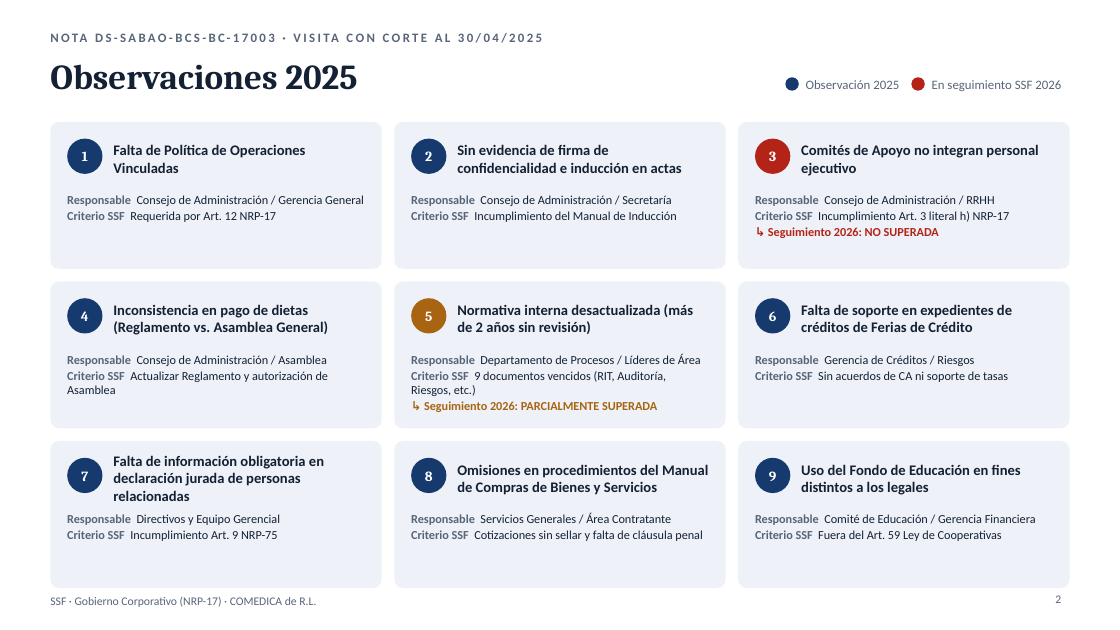
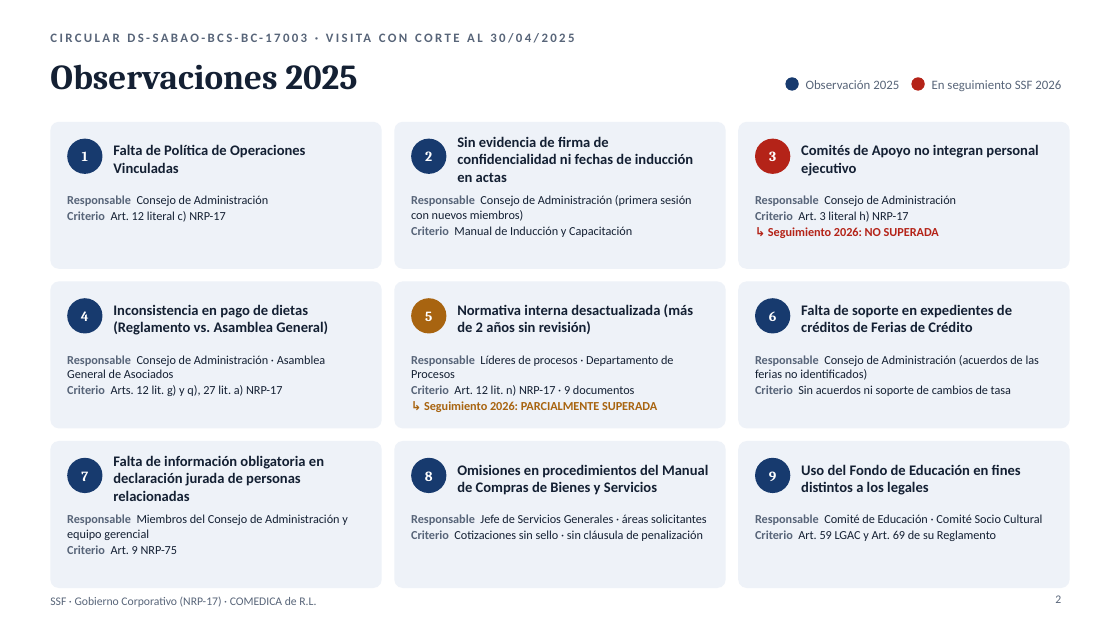
Before and after one commit to menjivar201280/riesgo, a slide deck: slide 2 of supervision-gobierno-corporativo/Supervision_GC_SSF_COMEDICA_2025-2026.pptx. Drawn at 1120x630 pixels with LibreOffice and Linux fonts; fonts in the diff are those of the drawing. Boxes give left, top, right and bottom in pixels: in the first picture for what was removed or moved away, otherwise in the second. Text is boxed around its words. In the diff, an @@ line names an element or a change of style, - is before the commit and + after.

```diff
--- a/supervision-gobierno-corporativo/Supervision_GC_SSF_COMEDICA_2025-2026.pptx
+++ b/supervision-gobierno-corporativo/Supervision_GC_SSF_COMEDICA_2025-2026.pptx
@@ text at bbox=[50, 29, 807, 55]: text changed @@
-NOTA DS-SABAO-BCS-BC-17003 · VISITA CON CORTE AL 30/04/2025
+CIRCULAR DS-SABAO-BCS-BC-17003 · VISITA CON CORTE AL 30/04/2025
@@ text at bbox=[457, 136, 693, 182]: text changed @@
-Sin evidencia de firma de confidencialidad e inducción en actas
+Sin evidencia de firma de confidencialidad ni fechas de inducción en actas
@@ text at bbox=[67, 195, 268, 222]: text changed @@
-Responsable Consejo de Administración / Gerencia General
-Criterio SSF Requerida por Art. 12 NRP-17
+Responsable Consejo de Administración
+Criterio Art. 12 literal c) NRP-17
@@ text at bbox=[411, 195, 691, 237]: text changed @@
-Responsable Consejo de Administración / Secretaría
-Criterio SSF Incumplimiento del Manual de Inducción
+Responsable Consejo de Administración (primera sesión con nuevos miembros)
+Criterio Manual de Inducción y Capacitación
@@ text at bbox=[755, 195, 956, 222]: text changed @@
-Responsable Consejo de Administración / RRHH
-Criterio SSF Incumplimiento Art. 3 literal h) NRP-17
+Responsable Consejo de Administración
+Criterio Art. 3 literal h) NRP-17
@@ text at bbox=[67, 355, 325, 396]: text changed @@
-Responsable Consejo de Administración / Asamblea
-Criterio SSF Actualizar Reglamento y autorización de Asamblea
+Responsable Consejo de Administración · Asamblea General de Asociados
+Criterio Arts. 12 lit. g) y q), 27 lit. a) NRP-17
@@ text at bbox=[411, 355, 673, 396]: text changed @@
-Responsable Departamento de Procesos / Líderes de Área
-Criterio SSF 9 documentos vencidos (RIT, Auditoría, Riesgos, etc.)
+Responsable Líderes de procesos · Departamento de Procesos
+Criterio Art. 12 lit. n) NRP-17 · 9 documentos
@@ text at bbox=[755, 355, 1039, 396]: text changed @@
-Responsable Gerencia de Créditos / Riesgos
-Criterio SSF Sin acuerdos de CA ni soporte de tasas
+Responsable Consejo de Administración (acuerdos de las ferias no identificados)
+Criterio Sin acuerdos ni soporte de cambios de tasa
@@ text at bbox=[67, 514, 348, 554]: text changed @@
-Responsable Directivos y Equipo Gerencial
-Criterio SSF Incumplimiento Art. 9 NRP-75
+Responsable Miembros del Consejo de Administración y equipo gerencial
+Criterio Art. 9 NRP-75
@@ text at bbox=[411, 514, 706, 541]: text changed @@
-Responsable Servicios Generales / Área Contratante
-Criterio SSF Cotizaciones sin sellar y falta de cláusula penal
+Responsable Jefe de Servicios Generales · áreas solicitantes
+Criterio Cotizaciones sin sello · sin cláusula de penalización
@@ text at bbox=[755, 514, 1043, 541]: text changed @@
-Responsable Comité de Educación / Gerencia Financiera
-Criterio SSF Fuera del Art. 59 Ley de Cooperativas
+Responsable Comité de Educación · Comité Socio Cultural
+Criterio Art. 59 LGAC y Art. 69 de su Reglamento
```
Also in this commit, not shown: 3 other slides changed, 3 other files.
